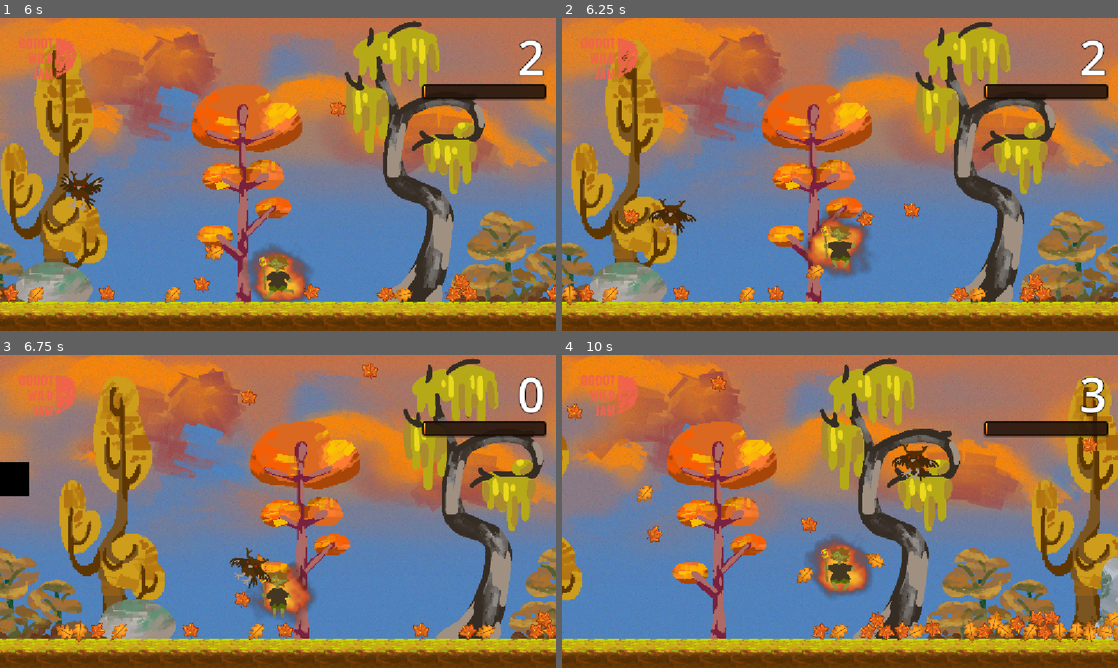
Above: before the commit, frames 1-4 (two rows, left to right).
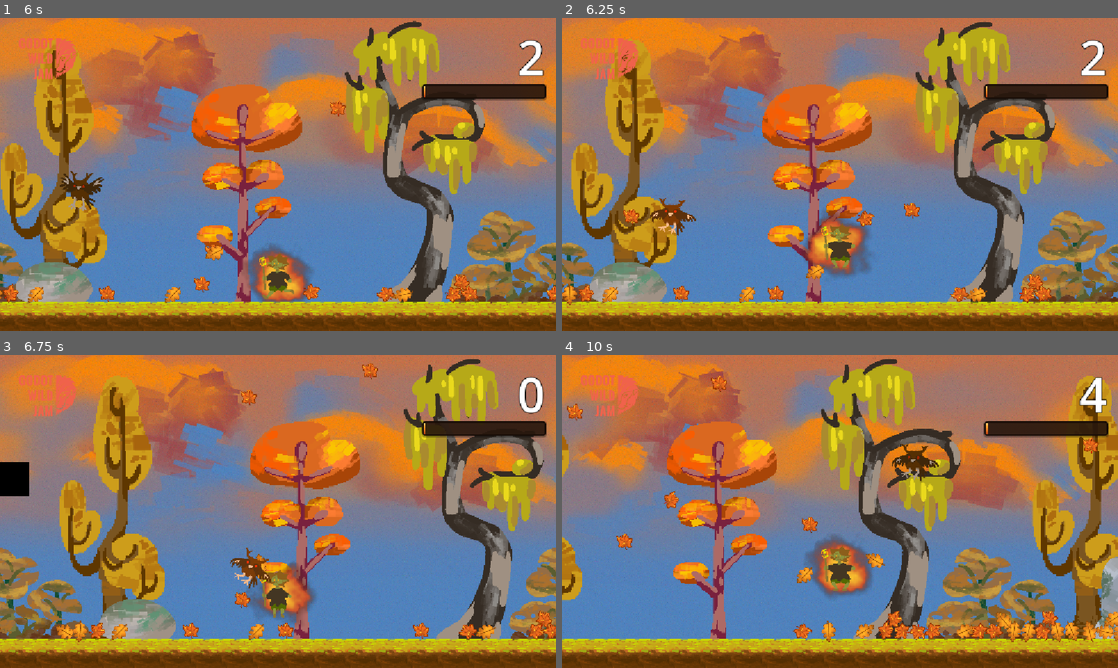
Above: after the commit, the same moments.

Repository: dac514/leaf-burner
Game: Godot game, scene res://scenes/main.tscn
Two runs of this game, one before a commit and one after it. Both use one fixed random seed, a clock stepped at 60 frames per second and the inputs below.
Inputs:
- Up to frame 1 (6 s): hold D (move_right) 0.53-2.03 s; tap Space (throw_leaves) every 0.75 s from 0.6 to 5.85 s; tap W (move_up) at 0.77, 1.52, 3.02, 3.77, 4.52 s; hold A (move_left) 2.03-2.78 s; hold D (move_right) 2.78-4.28 s; hold A (move_left) 4.28-5.03 s; hold D (move_right) 5.03-5.78 s; hold A (move_left) from 5.78 s (still down)
- Up to frame 2 (6.25 s): keep holding A (move_left); tap W (move_up) at 6.02 s
- Up to frame 3 (6.75 s): keep holding A (move_left); tap Space (throw_leaves) at 6.6 s
- Up to frame 4 (10 s): tap W (move_up) at 6.77, 7.52, 9.02, 9.77 s; release A (move_left) at 7.28 s; hold D (move_right) 7.28-9.53 s; tap Space (throw_leaves) every 0.75 s from 7.35 to 9.6 s; hold A (move_left) from 9.53 s (still down)

Frame 1 is identical in both runs. In frame 2, 0.4% of the frame differs, in the area x 15-25%, y 57-70%; in frame 3, 1.2%; in frame 4, 5.8%, in the area x 0-100%, y 0-100%.

Commit message:
Thrown leaves knock owls slightly off course
Each freshly thrown leaf that passes through an owl bends its flight
0.6 degrees away from the elf (capped at 18), and the owl flinches with
a warm flash. A full throw turns grazing hits into near misses without
making owls harmless. Both values are exported for tuning.

Co-Authored-By: Claude Opus 5.5 <noreply@anthropic.com>

Diff:
--- a/scenes/enemy.gd
+++ b/scenes/enemy.gd
@@ -4,6 +4,10 @@
 
 @export var base_speed: float = 150.0
 @export var arc_strength: float = 50.0
+## How far each thrown leaf that hits the owl bends its flight away from the player
+@export var deflect_per_leaf_degrees: float = 0.6
+## Cap on the total bend, so a big throw helps but never makes owls harmless
+@export var max_deflect_degrees: float = 18.0
 
 var direction: int = 1  # 1 for moving right, -1 for moving left
 var player_node: Player
@@ -14,9 +18,12 @@
 var charge_velocity: Vector2 = Vector2.ZERO
 var time_off_screen: float = 0.0
 var is_off_screen: bool = false
+var deflection: float = 0.0  # Radians of bend accumulated from leaf hits
+var flinch_tween: Tween
 
 @onready var animated_sprite: AnimatedSprite2D = $AnimatedSprite2D
 @onready var visibility_notifier: VisibleOnScreenNotifier2D = $VisibilityNotifier2D
+@onready var leaf_detector: Area2D = $LeafDetector
 
 
 func _ready() -> void:
@@ -25,6 +32,7 @@
 	# Connect visibility notifier to track off-screen status
 	visibility_notifier.connect("screen_exited", _on_screen_exited)
 	visibility_notifier.connect("screen_entered", _on_screen_entered)
+	leaf_detector.body_entered.connect(_on_leaf_detector_body_entered)
 
 	# Start the flying animation
 	animated_sprite.play("fly")
@@ -54,6 +62,8 @@
 			# Start charging in straight line toward player
 			is_charging = true
 			var charge_direction: Vector2 = (player_pos - global_position).normalized()
+			# Leaves that hit the owl before it charged still throw off its aim
+			charge_direction = _steer_away_from_player(charge_direction, deflection)
 			charge_velocity = charge_direction * base_speed * 2.25
 		else:
 			# Add subtle curve toward player when not charging
@@ -93,6 +103,8 @@
 
 	is_dying = true
 	enemy_hit_player.emit(self)
+	if flinch_tween:
+		flinch_tween.kill()
 
 	# Spinning fade animation
 	var tween: Tween = create_tween()
@@ -102,6 +114,50 @@
 	tween.tween_property(self, "scale", Vector2.ZERO, 0.5)
 	# Remove after animation
 	tween.tween_callback(queue_free).set_delay(0.5)
+
+
+func _on_leaf_detector_body_entered(body: Node2D) -> void:
+	if is_dying or not body is Leaf:
+		return
+	var leaf: Leaf = body as Leaf
+	if not leaf.is_freshly_thrown():
+		return  # Only leaves in flight from a throw count, not resting or falling ones
+
+	_flinch()
+	var step: float = min(deg_to_rad(deflect_per_leaf_degrees), deg_to_rad(max_deflect_degrees) - deflection)
+	if step <= 0.0:
+		return
+	deflection += step
+	if is_charging:
+		charge_velocity = _steer_away_from_player(charge_velocity, step)
+	else:
+		# Not charging yet: a little lift keeps it higher above the player
+		velocity.y -= 10.0
+
+
+## Rotate a direction by angle, choosing the way that bends it away from the player
+func _steer_away_from_player(vector: Vector2, angle: float) -> Vector2:
+	if angle == 0.0:
+		return vector
+	var away: Vector2 = Vector2.UP
+	if player_node and is_instance_valid(player_node):
+		away = global_position - player_node.global_position
+	# Positive rotation turns toward whichever side the cross product points
+	var turn_sign: float = signf(vector.cross(away))
+	if turn_sign == 0.0:
+		turn_sign = 1.0
+	return vector.rotated(angle * turn_sign)
+
+
+## Quick warm flash and squash so the player sees their leaves landing
+func _flinch() -> void:
+	if flinch_tween:
+		flinch_tween.kill()
+	animated_sprite.modulate = Color(1.8, 1.4, 1.0)
+	animated_sprite.scale = Vector2(1.15, 0.85)
+	flinch_tween = create_tween().set_parallel()
+	flinch_tween.tween_property(animated_sprite, "modulate", Color.WHITE, 0.2)
+	flinch_tween.tween_property(animated_sprite, "scale", Vector2.ONE, 0.2).set_trans(Tween.TRANS_BACK).set_ease(Tween.EASE_OUT)
 
 
 func _on_screen_exited() -> void:
--- a/scenes/enemy.tscn
+++ b/scenes/enemy.tscn
@@ -25,6 +25,9 @@
 [sub_resource type="CircleShape2D" id="CircleShape2D_enemy"]
 radius = 32.0
 
+[sub_resource type="CircleShape2D" id="CircleShape2D_leaf_detector"]
+radius = 48.0
+
 [node name="Enemy" type="CharacterBody2D" unique_id=1095445461]
 z_index = 10
 collision_layer = 4
@@ -40,3 +43,11 @@
 
 [node name="VisibilityNotifier2D" type="VisibleOnScreenNotifier2D" parent="." unique_id=201122489]
 rect = Rect2(-50, -50, 100, 100)
+
+[node name="LeafDetector" type="Area2D" parent="." unique_id=1737154402]
+collision_layer = 0
+collision_mask = 2
+monitorable = false
+
+[node name="CollisionShape2D" type="CollisionShape2D" parent="LeafDetector" unique_id=1460027715]
+shape = SubResource("CircleShape2D_leaf_detector")
--- a/scenes/leaf.gd
+++ b/scenes/leaf.gd
@@ -10,6 +10,7 @@
 var spawner: LeafSpawner
 var out_of_bounds_time: float = 0.0
 var is_removing: bool = false
+var thrown_time_msec: int = -100000
 
 @onready var animated_sprite_2d: AnimatedSprite2D = $AnimatedSprite2D
 
@@ -44,6 +45,11 @@
 			animated_sprite_2d.pause()
 
 
+## True for a little while after the player throws this leaf (while it's still in flight)
+func is_freshly_thrown() -> bool:
+	return current_state == State.DROPPED and Time.get_ticks_msec() - thrown_time_msec < 1500
+
+
 func cleanup_leaf() -> void:
 	if spawner:
 		spawner.remove_leaf(self)
--- a/scenes/player.gd
+++ b/scenes/player.gd
@@ -174,6 +174,7 @@
 
 		# Set leaf state to dropped immediately
 		leaf.current_state = leaf.State.DROPPED
+		leaf.thrown_time_msec = Time.get_ticks_msec()
 		leaf.z_index = 3
 
 		# Small delay between each leaf for staggered effect
